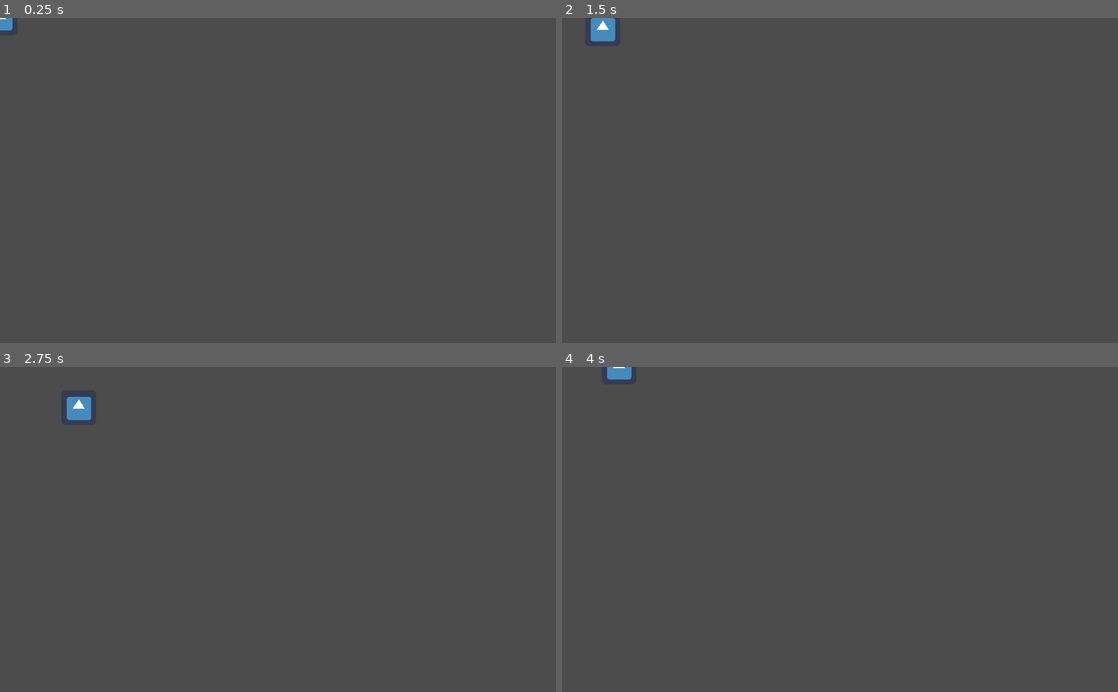
Above: before the commit, frames 1-4 (two rows, left to right).
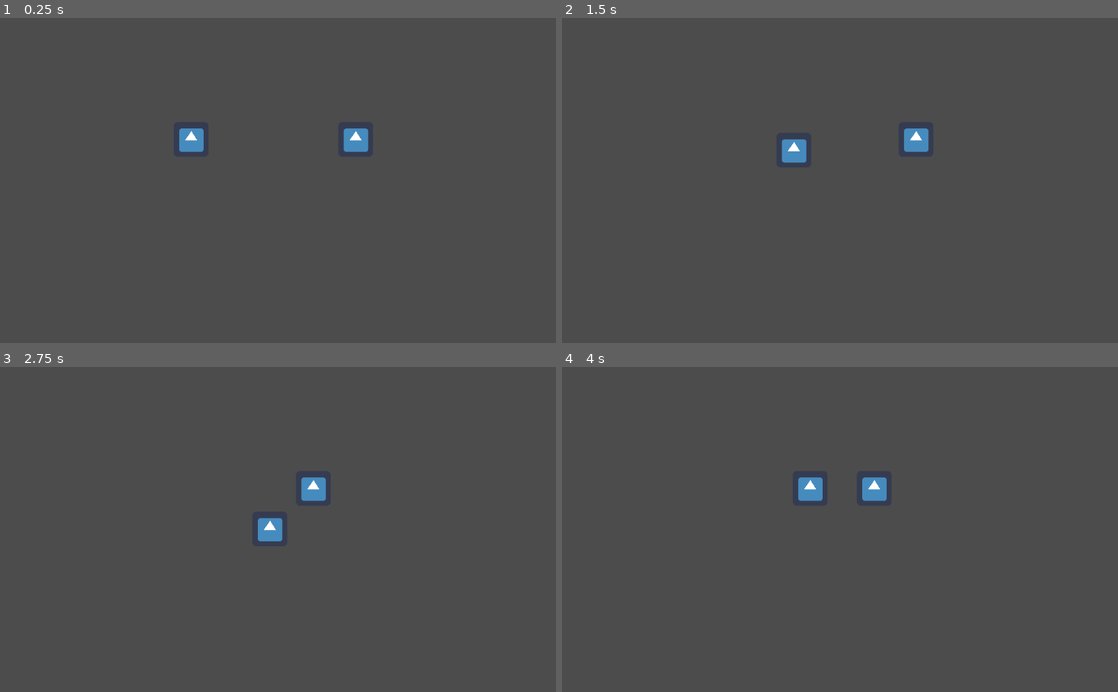
Above: after the commit, the same moments.

Repository: GustavoHBO/GameJam
Game: Godot game, scene res://scene/World.tscn
Same seed, same stepped clock (60 frames per second), same inputs: the game is played once before the commit and once after it. The engine's default icon, where the game draws it, is replaced by a stand-in: a white triangle on a blue panel in a dark square.
Inputs:
- Up to frame 1 (0.25 s): no input
- Up to frame 2 (1.5 s): hold Right (ui_right) 0.53-1.28 s; hold Down (ui_down) from 1.28 s (still down)
- Up to frame 3 (2.75 s): release Down (ui_down) at 2.03 s; hold Right (ui_right) from 2.03 s (still down)
- Up to frame 4 (4 s): release Right (ui_right) at 2.78 s; hold Up (ui_up) 2.78-3.53 s; hold Left (ui_left) from 3.53 s (still down)

The runs differ from the first frame. In frame 1, 0.7% of the frame differs, in the area x 0-67%, y 0-42%; in frame 2, 1.0%, in the area x 5-66%, y 0-45%; in frame 3, 1.0%; in frame 4, 0.8%.

Commit message:
Personagem movimentando

Diff:
--- a/Projeto_Godot/scene/World.tscn
+++ b/Projeto_Godot/scene/World.tscn
@@ -1,12 +1,14 @@
-[gd_scene load_steps=3 format=2]
+[gd_scene load_steps=4 format=2]
 
 [ext_resource path="res://script/player/Player.gd" type="Script" id=1]
 [ext_resource path="res://icon.png" type="Texture" id=2]
+[ext_resource path="res://script/seguranca/seguranca.gd" type="Script" id=3]
 
 [node name="World" type="Node2D"]
 
 [node name="Player" type="KinematicBody2D" parent="."]
 editor/display_folded = true
+position = Vector2( 352, 224 )
 script = ExtResource( 1 )
 __meta__ = {
 "_edit_group_": true
@@ -14,3 +16,13 @@
 
 [node name="Sprite" type="Sprite" parent="Player"]
 texture = ExtResource( 2 )
+
+[node name="Monstro" type="StaticBody2D" parent="."]
+position = Vector2( 640, 224 )
+script = ExtResource( 3 )
+__meta__ = {
+"_edit_group_": true
+}
+
+[node name="Sprite" type="Sprite" parent="Monstro"]
+texture = ExtResource( 2 )
--- /dev/null
+++ b/Projeto_Godot/script/seguranca/seguranca.gd
@@ -0,0 +1,34 @@
+extends StaticBody2D
+
+var pos_inicial
+var pos_esquerda
+var pos_direita
+
+var dist_esquerda = 100
+var dist_direita = 50
+
+var direcao = 0 # direção 0 faz com que o lado da movimentação seja sorteado, 1 move para direita, 2 para a esquerda
+
+var velocidade = 1
+
+func _ready():
+	pos_inicial = $".".position.x
+	pos_esquerda = pos_inicial - dist_esquerda
+	pos_direita = pos_inicial + dist_direita
+
+func _process(delta):
+	if direcao == 0:
+		if randi()%2 == 0:
+			direcao = 1
+		else:
+			direcao = 2
+	if direcao == 1:
+		if $".".position.x <= pos_direita:
+			$".".position.x += velocidade
+		else:
+			direcao = 2
+	if direcao == 2:
+		if $".".position.x >= pos_esquerda:
+			$".".position.x -= velocidade
+		else:
+			direcao = 1
